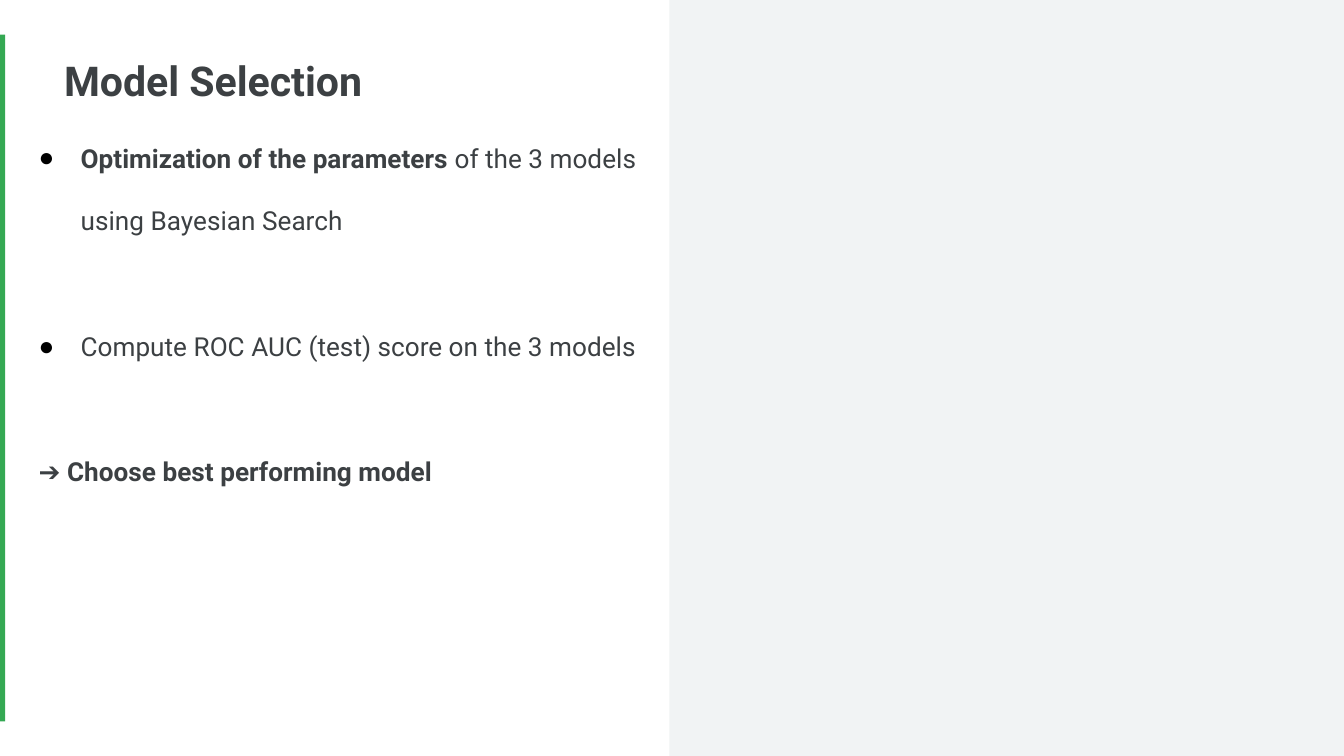
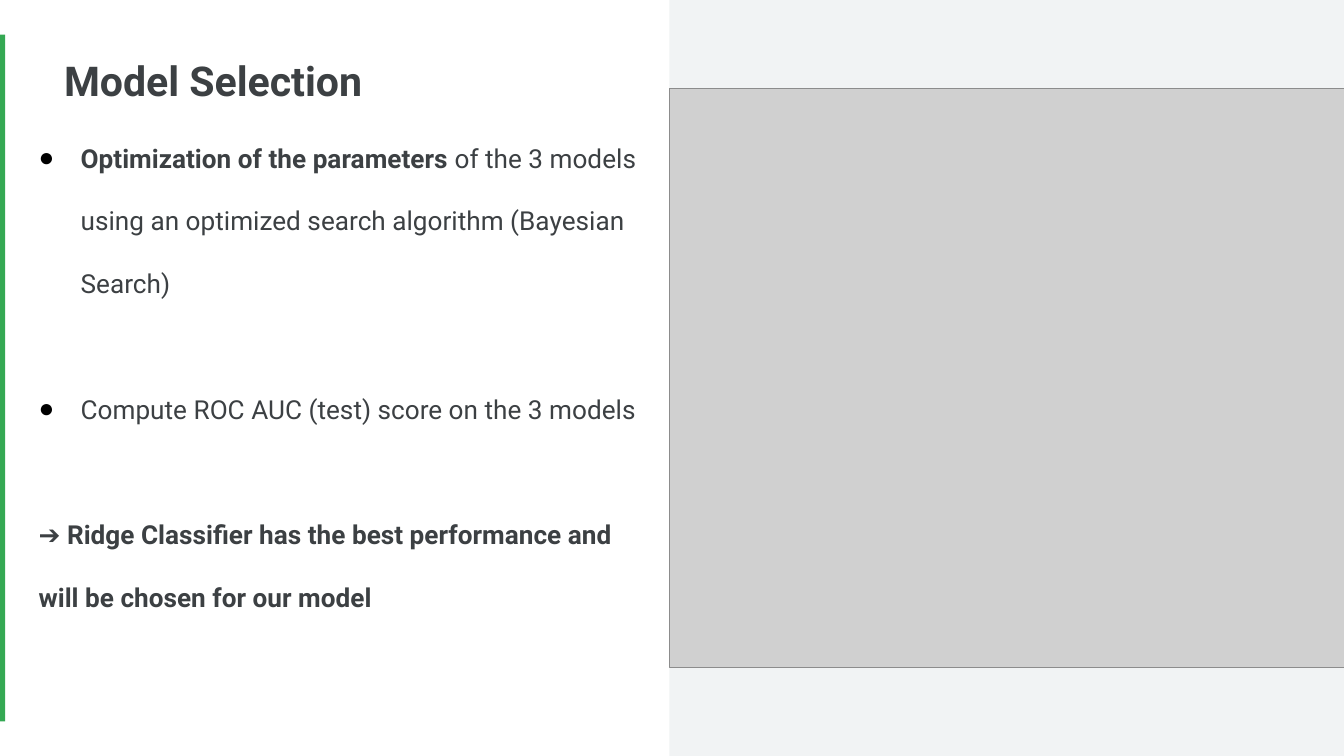
Before and after one commit to Faskill/Borrower-Scoring-Algorithm, a slide deck: slide 13 of P4_02_Presentation.pptx. Drawn at 1344x756 pixels with LibreOffice and Linux fonts; fonts in the diff are those of the drawing; grey boxes stand for pictures. Boxes give left, top, right and bottom in pixels: in the first picture for what was removed or moved away, otherwise in the second. Text is boxed around its words. In the diff, an @@ line names an element or a change of style, - is before the commit and + after.

```diff
--- a/P4_02_Presentation.pptx
+++ b/P4_02_Presentation.pptx
@@ picture added at [669,89,1344,668] @@
@@ text at [81,148,636,299]: text changed @@
-● Optimization of the parameters of the 3 models using Bayesian Search
+● Optimization of the parameters of the 3 models using an optimized search algorithm (Bayesian Search)
@@ text at [39,524,611,608]: text changed @@
-➔ Choose best performing model
+➔ Ridge Classifier has the best performance and will be chosen for our model
```
Also in this commit, not shown: 4 other slides changed, 1 slide added, 1 slide removed, 4 other files.
